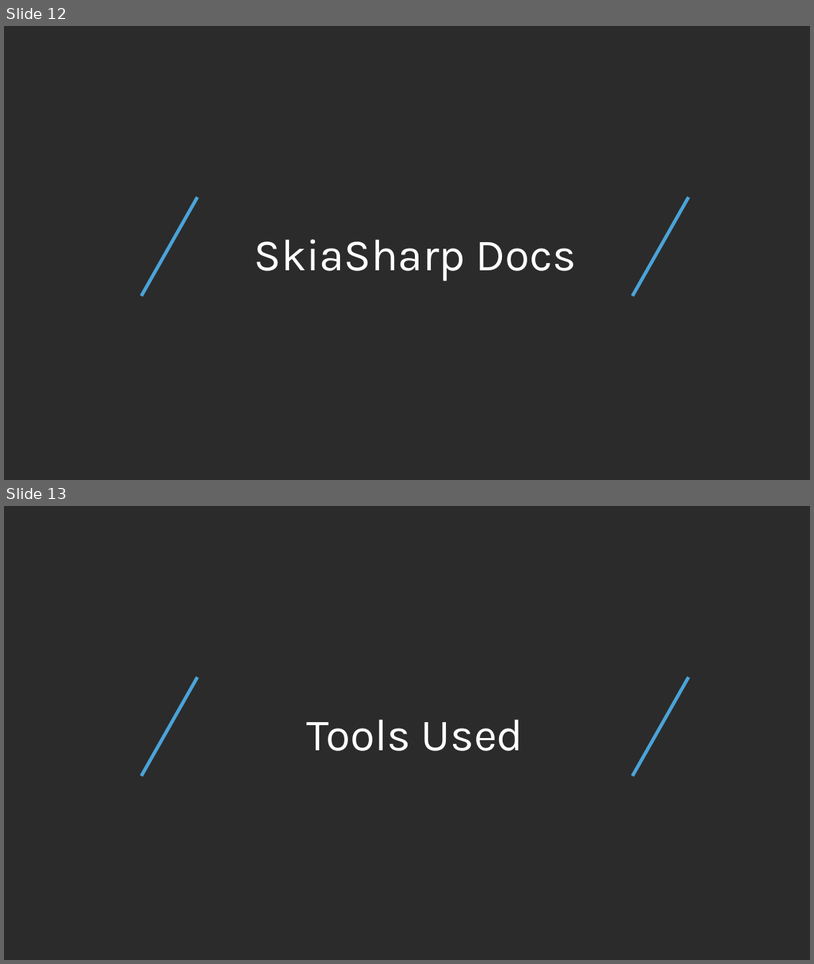
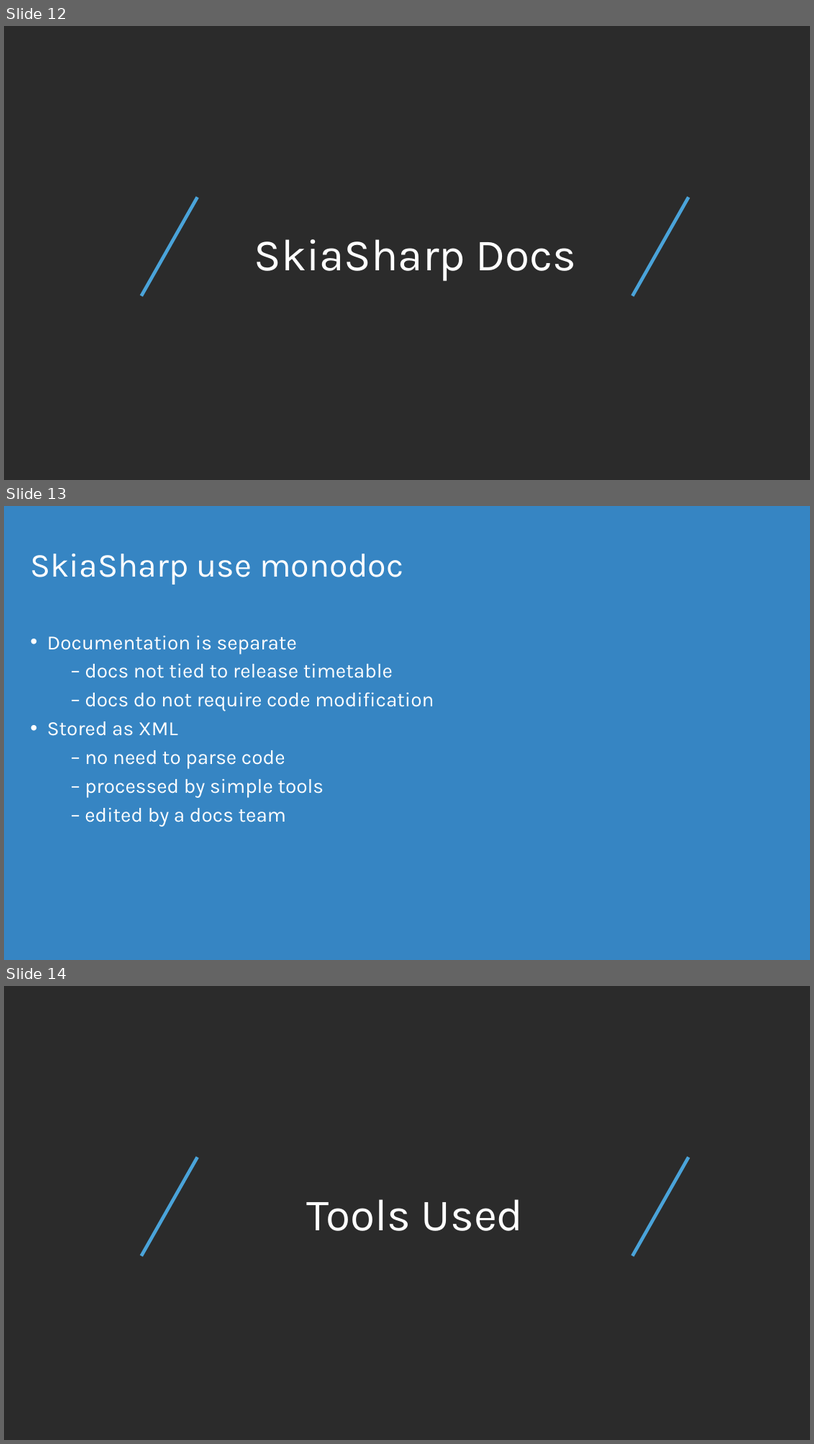
Before and after one commit to mattleibow/Xamarin-User-Groups, a slide deck: 2016-10-27 - SkiaSharp/SkiaSharp.pptx. Shown one above the other, each under a label of ours: slides 12 and 13 before the commit, slides 12, 13 and 14 after it. The pictures are 814x964 and 814x1444 pixels, drawn with LibreOffice and Linux fonts; fonts in the diff are those of the drawing; background and template pictures are left out; a plain dark background stands for a picture behind light text. Boxes give left, top, right and bottom in pixels: in the first picture for what was removed or moved away, otherwise in the second. Text is boxed around its words. In the diff, an @@ line names an element or a change of style, - is before the commit and + after.

```diff
--- a/2016-10-27 - SkiaSharp/SkiaSharp.pptx
+++ b/2016-10-27 - SkiaSharp/SkiaSharp.pptx
@@ slide 13 added at (4,506,810,960), background #3685C3 @@
@@ title added at (31,554,404,584), 30 pt, text #FFFFFF @@
+SkiaSharp use monodoc
@@ text added at (47,636,434,826), 18 pt, text #FFFFFF @@
+• Documentation is separate
+  – docs not tied to release timetable
+  – docs do not require code modification
+• Stored as XML
+  – no need to parse code
+  – processed by simple tools
+  – edited by a docs team
@@ what was slide 13 is now slide 14 @@
```
Also in this commit, not shown: 1 slide changed, 1 other slide added.
